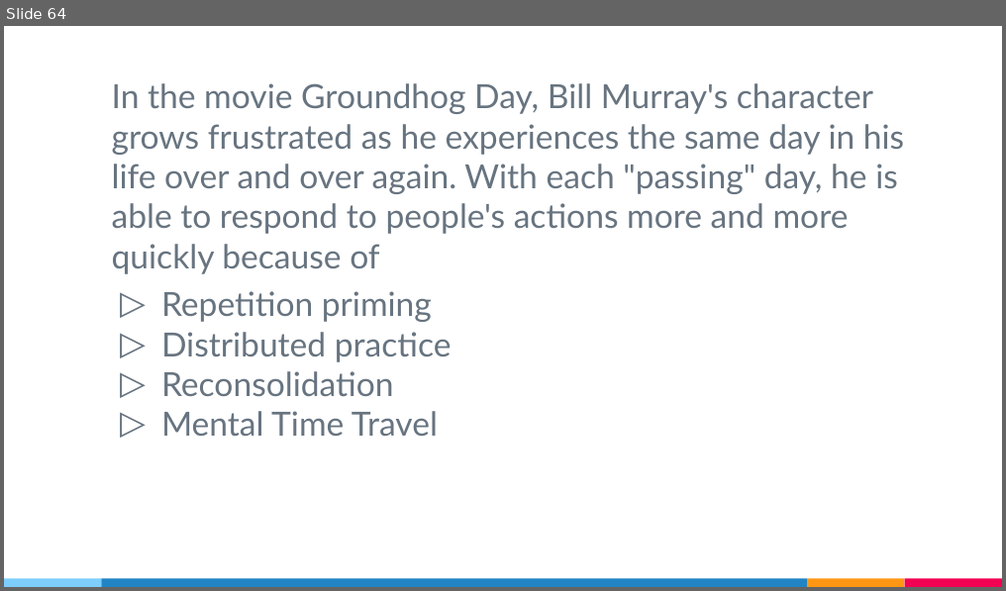
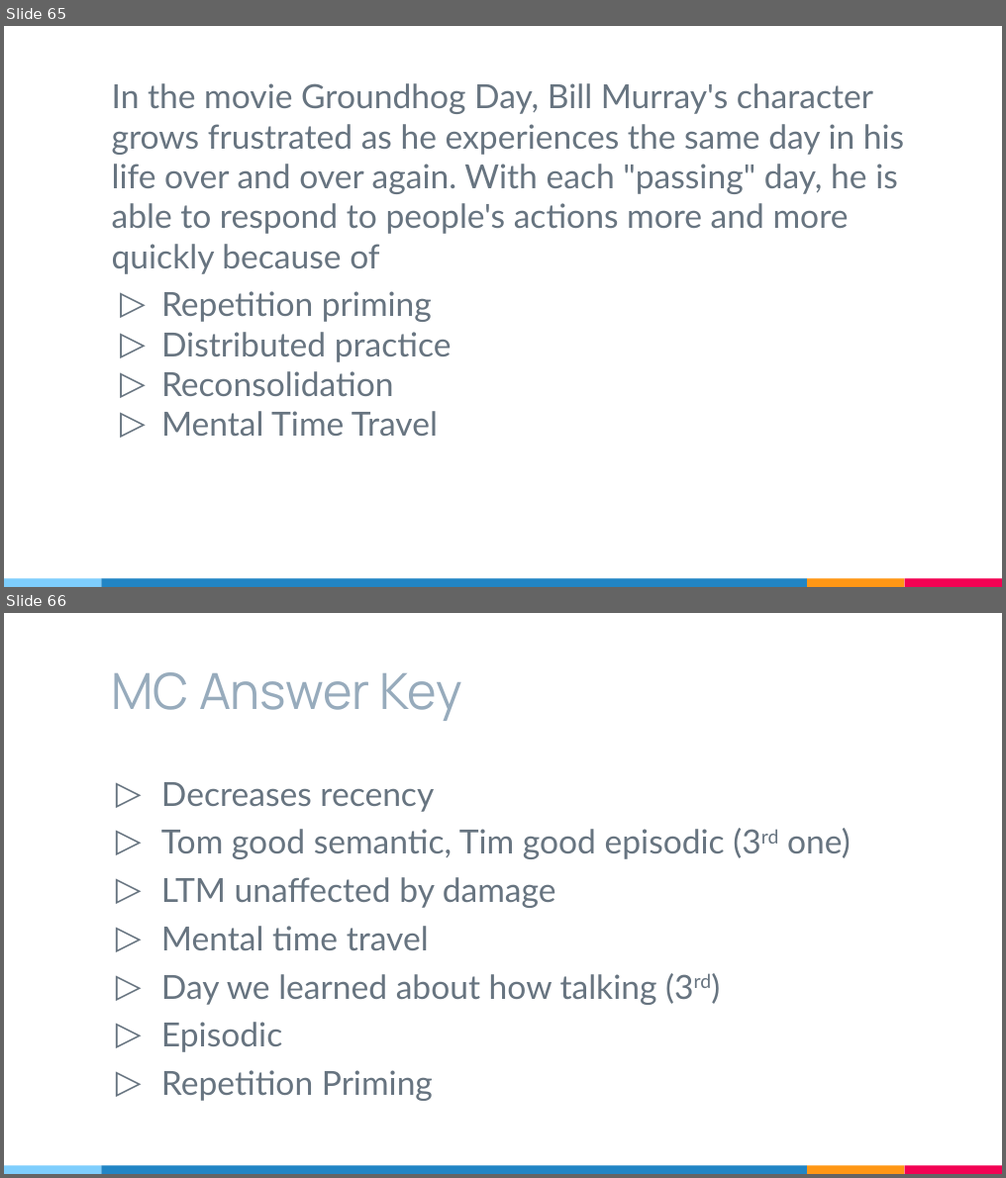
Before and after one commit to cogpsychduke2019/cogpsychduke2019.github.io, a slide deck: files/CogPsychDay11.pptx. Shown one above the other, each under a label of ours: slide 64 before the commit, slides 65 and 66 after it. The pictures are 1006x591 and 1006x1178 pixels, drawn with LibreOffice and Linux fonts; fonts in the diff are those of the drawing. Boxes give left, top, right and bottom in pixels: in the first picture for what was removed or moved away, otherwise in the second. Text is boxed around its words. In the diff, an @@ line names an element or a change of style, - is before the commit and + after.

```diff
--- a/files/CogPsychDay11.pptx
+++ b/files/CogPsychDay11.pptx
@@ slide 66 added at (4, 613, 1002, 1174), background #FFFFFF; not listed: 4 template elements that a slide beside it also shows @@
@@ title added at (112, 672, 462, 721), 36 pt, text #97ABBC @@
+MC Answer Key
@@ text added at (161, 782, 850, 1101), 24 pt, text #677480 @@
+▷ Decreases recency
+▷ Tom good semantic, Tim good episodic (3rd one)
+▷ LTM unaffected by damage
+▷ Mental time travel
+▷ Day we learned about how talking (3rd)
+▷ Episodic
+▷ Repetition Priming
@@ what was slide 64 is now slide 65 @@
```
Also in this commit, not shown: 1 other slide added.
